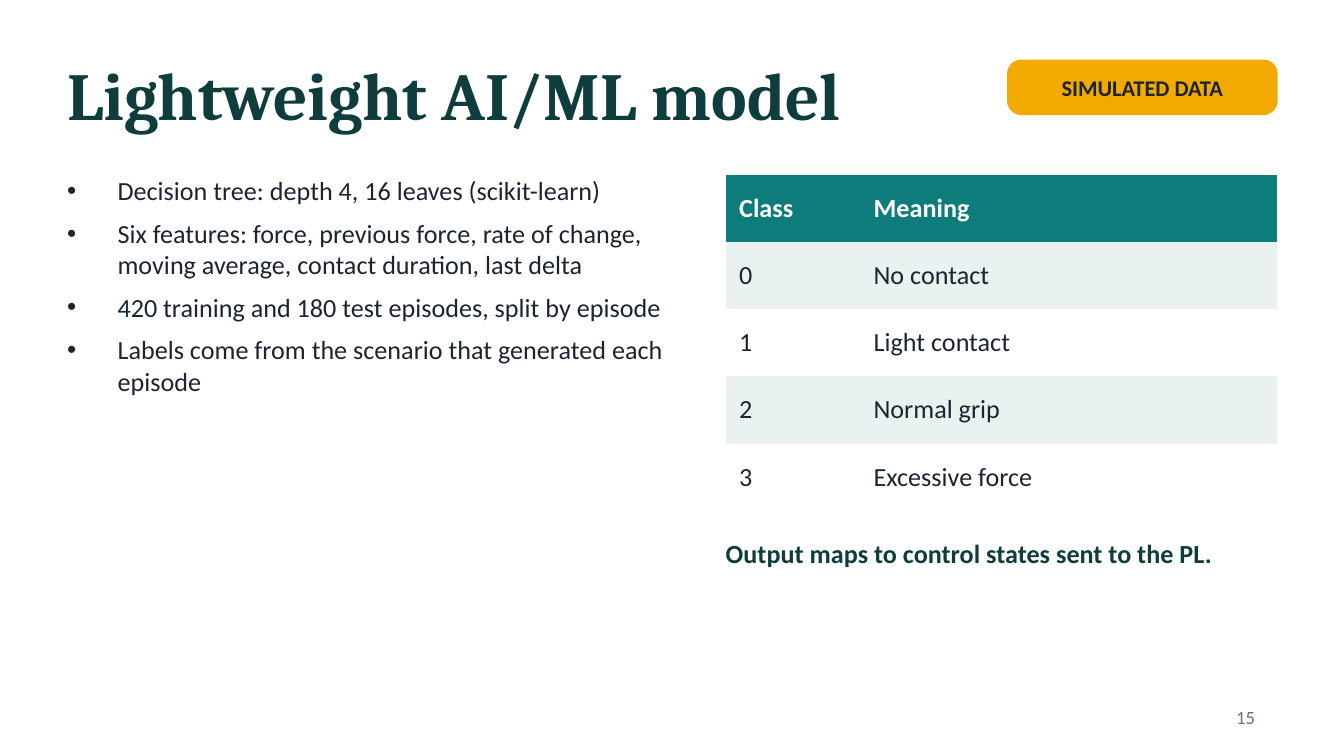
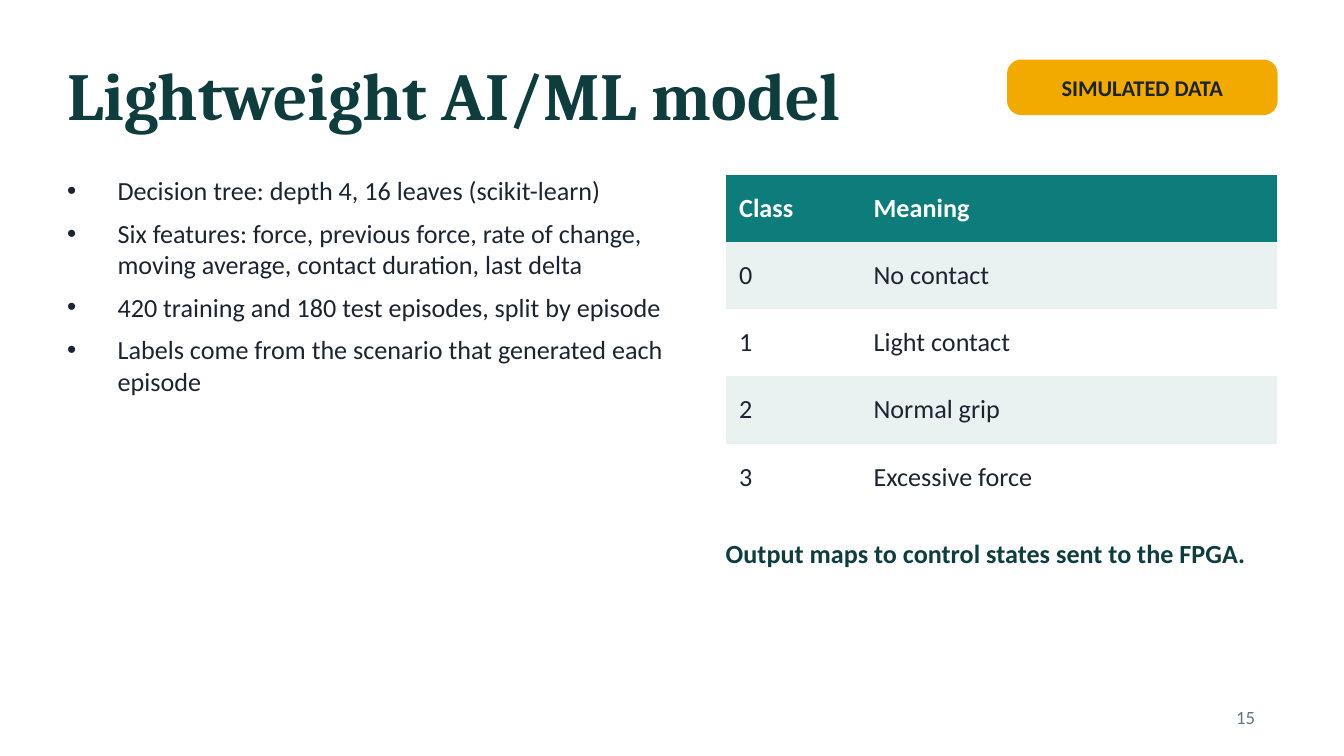
Before and after one commit to sanjiv283/tactile-reflex-system, a slide deck: slide 15 of docs/tactile_reflex_system.pptx. Drawn at 1344x756 pixels with LibreOffice and Linux fonts; fonts in the diff are those of the drawing. Boxes give left, top, right and bottom in pixels: in the first picture for what was removed or moved away, otherwise in the second. Text is boxed around its words. In the diff, an @@ line names an element or a change of style, - is before the commit and + after.

```diff
--- a/docs/tactile_reflex_system.pptx
+++ b/docs/tactile_reflex_system.pptx
@@ text at bbox=[726, 544, 1245, 567]: text changed @@
-Output maps to control states sent to the PL.
+Output maps to control states sent to the FPGA.
```
Also in this commit, not shown: 11 other slides changed, 49 other files.
